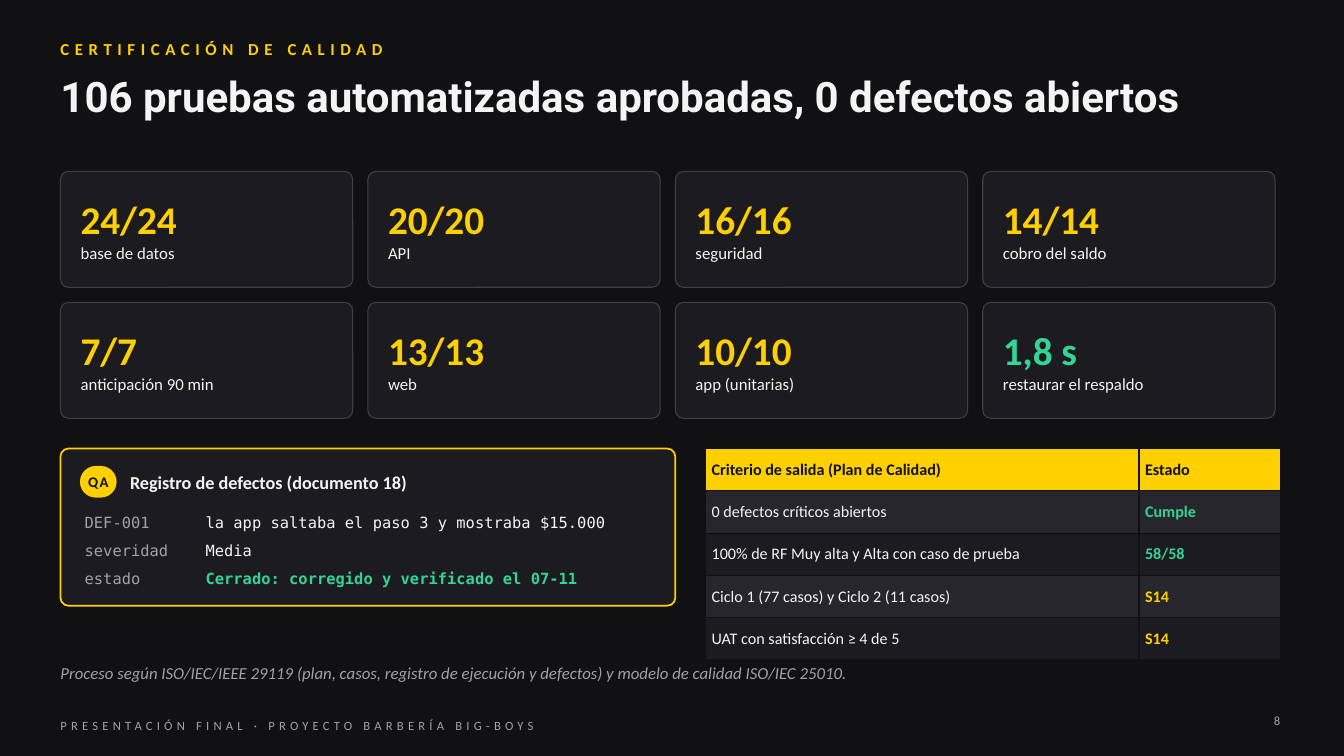
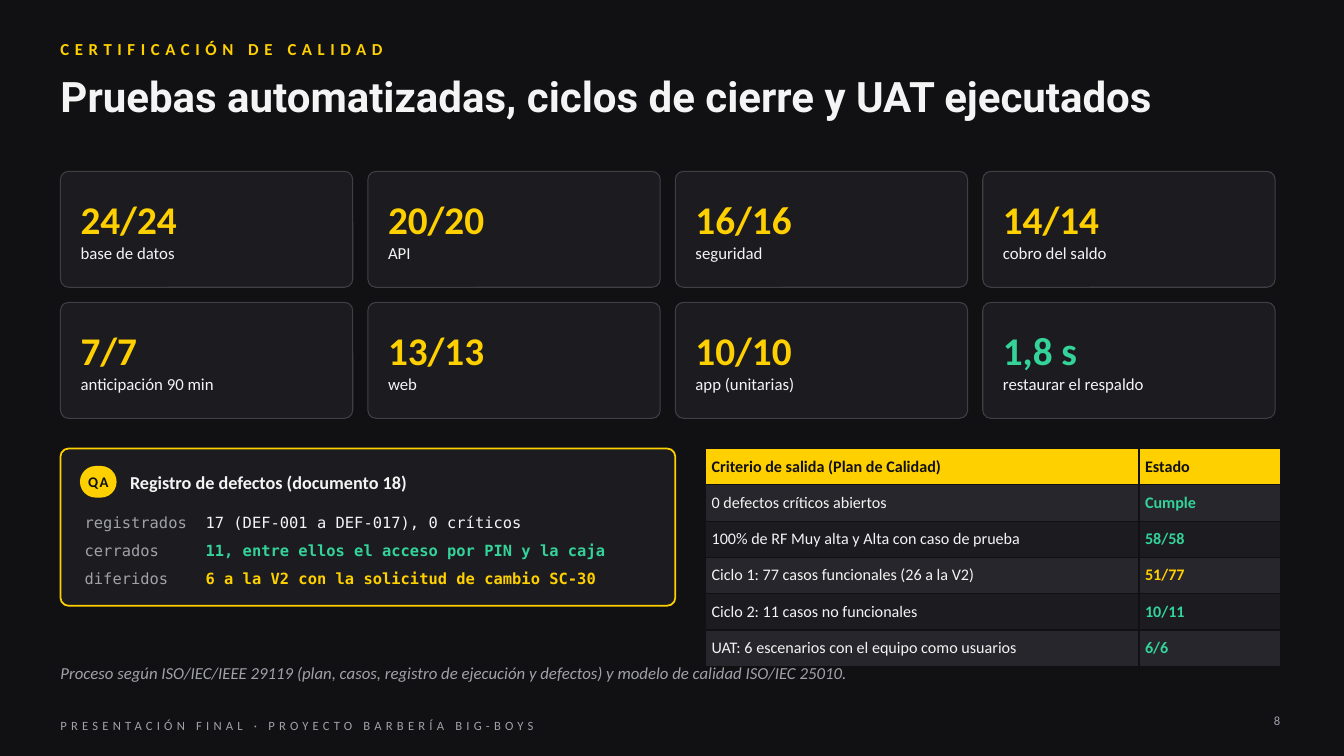
Before and after one commit to Yerko-Rosales/Proyecto_Barberia, a slide deck: slide 8 of Fase 3/Evidencias Grupales/Presentación Final del proyecto (Español).pptx. Drawn at 1344x756 pixels with LibreOffice and Linux fonts; fonts in the diff are those of the drawing. Boxes give left, top, right and bottom in pixels: in the first picture for what was removed or moved away, otherwise in the second. Text is boxed around its words. In the diff, an @@ line names an element or a change of style, - is before the commit and + after.

Commit message:
Cierre de pruebas (10-11-2026): Ciclo 1, Ciclo 2, UAT, Acta e Informe de Cierre
- Pruebas_UAT_10-11-2026: resultados de los 77 casos funcionales (51 aprobados, 26 diferidos a la V2),
  11 no funcionales (10 aprobados) y 6 escenarios UAT (6 aprobados), registro de 17 defectos, scripts y capturas.
- Documento 18 v1.5: resumen por ciclo, Tabla 20 (defectos) y Tabla 21 (resultado por caso).
- Documento 11 v1.5: SC-30 (casos diferidos a la V2) y SC-31 (UAT ejecutada por el equipo).
- Documento 15 v1.8: R-02 y R-15 cerrados (18 riesgos, 12 activos). Documento 00 v2.4 y README.
- Documento 13 v1.0 (Acta de Cierre) y documento 14 v1.0 (Informe de Cierre y Lecciones Aprendidas).
- Presentación final actualizada con los resultados del cierre.

```diff
--- a/Fase 3/Evidencias Grupales/Presentación Final del proyecto (Español).pptx
+++ b/Fase 3/Evidencias Grupales/Presentación Final del proyecto (Español).pptx
@@ title at (x1=60, y1=80, x2=1151, y2=121): text changed @@
-106 pruebas automatizadas aprobadas, 0 defectos abiertos
+Pruebas automatizadas, ciclos de cierre y UAT ejecutados
@@ table at (x1=706, y1=449, x2=1280, y2=660) @@
-row 4: Ciclo 1 (77 casos) y Ciclo 2 (11 casos) | S14
-row 5: UAT con satisfacción ≥ 4 de 5 | S14
+row 4: Ciclo 1: 77 casos funcionales (26 a la V2) | 51/77
+row 5: Ciclo 2: 11 casos no funcionales | 10/11
+row 6: UAT: 6 escenarios con el equipo como usuarios | 6/6
@@ table at (x1=81, y1=509, x2=655, y2=610) @@
-row 1, column 1: DEF-001
+row 1, column 1: registrados
-row 1, column 2: la app saltaba el paso 3 y mostraba $15.000
+row 1, column 2: 17 (DEF-001 a DEF-017), 0 críticos
-row 2, column 1: severidad
+row 2, column 1: cerrados
-row 2, column 2: Media
+row 2, column 2: 11, entre ellos el acceso por PIN y la caja
-row 3, column 1: estado
+row 3, column 1: diferidos
-row 3, column 2: Cerrado: corregido y verificado el 07-11
+row 3, column 2: 6 a la V2 con la solicitud de cambio SC-30
```
Also in this commit, not shown: 7 other slides changed, 31 other files.
